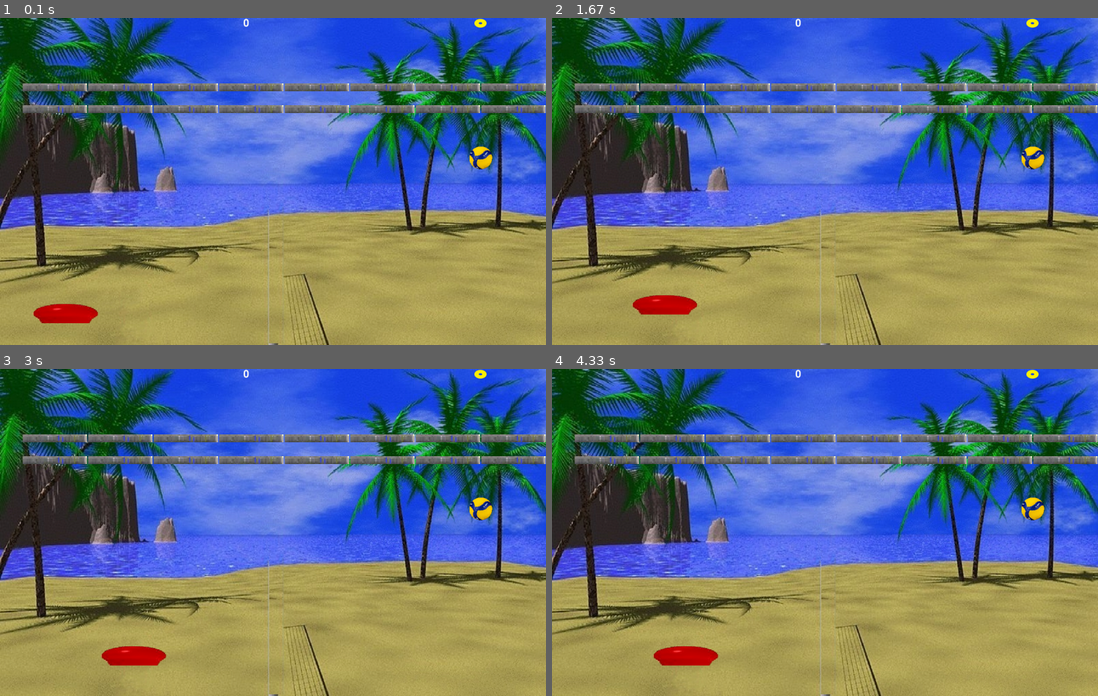
Above: before the commit, frames 1-4 (two rows, left to right).
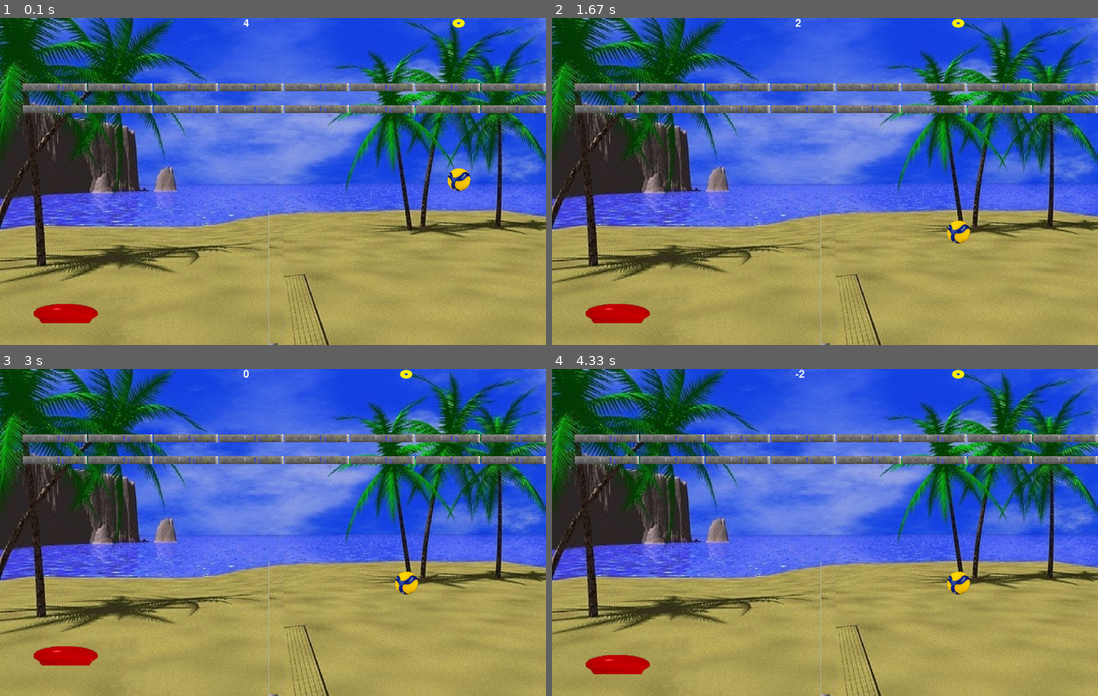
Above: after the commit, the same moments.

Repository: 3strategy/PyGameBreakout
Game: pygame game, started from pyGameBreakOut.py
Two runs of this game, one before a commit and one after it. Both use one fixed random seed, a clock stepped at 60 frames per second and the inputs below.
Inputs:
- Up to frame 1 (0.1 s): no input
- Up to frame 2 (1.67 s): hold W 0.83-1.3 s; hold D from 1.33 s (still down)
- Up to frame 3 (3 s): release D at 1.8 s; hold W from 2.83 s (still down)
- Up to frame 4 (4.33 s): release W at 3.2 s

The runs differ from the first frame. In frame 1, 0.6% of the frame differs, in the area x 44-91%, y 0-53%; in frame 2, 1.7%; in frame 3, 1.8%; in frame 4, 1.8%, in the area x 6-91%, y 0-94%.

Commit message:
הוספנו לייף לשחקן. לייף יורד כל פעם שהכדור פוגע ברצפה. כרגע לא מתחיל משחק חדש ולייף יורד מתחת לאפס.

Diff:
--- a/Shared.py
+++ b/Shared.py
@@ -250,3 +250,4 @@
     Net = 2
     Touch3 = 3
     Won = 4
+    GameOver = 5
--- a/ball.py
+++ b/ball.py
@@ -38,20 +38,28 @@
 
         SharedSprite.reinit(self)
 
+        self.dY = 10
+        self.dX = -10
+
     def score(self, fault):
-        ordinal = self.area.centerx > self.rect.centerx
-        if not self.point_scored:  # prevent double scoring
-            if fault is Fault.Net and self.players[not ordinal].num_shots == 0:
-                return  # ignore net fault if player has not touched the ball yet.
-            self.players[not ordinal].fault = fault
-            if ordinal == self.lastPlayer:  # ball holder lost the point - switch ball.
-                self.lastPlayer = not self.lastPlayer
-            else:
-                p: Player = self.players[ordinal]
-                p.score += 1
-                if p.score > 14 and p.score - self.players[not ordinal].score > 1:
-                    p.fault = Fault.Won
-            self.point_scored = True
+        p: Player = self.players[0]
+        p.life-=1
+        if p.life==0: #stop the game
+            p.fault = Fault.GameOver
+        return
+        # ordinal = self.area.centerx > self.rect.centerx
+        # if not self.point_scored:  # prevent double scoring
+        #     if fault is Fault.Net and self.players[not ordinal].num_shots == 0:
+        #         return  # ignore net fault if player has not touched the ball yet.
+        #     self.players[not ordinal].fault = fault
+        #     if ordinal == self.lastPlayer:  # ball holder lost the point - switch ball.
+        #         self.lastPlayer = not self.lastPlayer
+        #     else:
+        #         p: Player = self.players[ordinal]
+        #         p.score += 1
+        #         if p.score > 14 and p.score - self.players[not ordinal].score > 1:
+        #             p.fault = Fault.Won
+        #     self.point_scored = True
 
     def update(self, *args):
         SharedSprite.update(self)
@@ -64,6 +72,12 @@
 
         # All boundry tests run via Impulse Equations.
         if bestoverlap := self.bestoverlap(self.boundry):
+            # everything (___, 51 or 52, or 53) means the ball hit the boundry floor
+            if bestoverlap[1]>50: #התנגשות רצפה
+                #start new point (בהמשך נקרא לSCORE
+                self.score(Fault.Floor)
+                self.reinit()
+                return
             self.process_impact(self.boundry, bestoverlap)
             if bestoverlap[1] > 75 * basescale:  # means ball touched the floor
                 self.rollback()
@@ -90,7 +104,7 @@
                 self.process_impact(player, bestoverlap)
 
                 # reset num_shots of the THE OTHER PLAYER
-                self.players[not ordinal].num_shots = 0
+                #self.players[not ordinal].num_shots = 0
                 if not self.point_scored:
                     player.num_shots += 1
                 if player.num_shots > 3:
--- a/player.py
+++ b/player.py
@@ -22,7 +22,7 @@
         self.canjump = True
         self.num_shots = 0
         self.score = 0
-
+        self.life=4
         if side == "left":
             SharedSprite.__init__(self, 'PlayerBatRed.png', 1.5, True)
             self.sign = 1
--- a/pyGameBreakOut.py
+++ b/pyGameBreakOut.py
@@ -75,7 +75,7 @@
                 player.move(event)
 
         p0 = players[0]
-        info = f'{p0.score} '
+        info = f'{p0.life} '
         if p0.fault != Fault.Ok:
             fl = re.search(r'((\w*)\.(\w*))', f'{p0.fault}').group(3)
             info = f'{fl} {info}'
